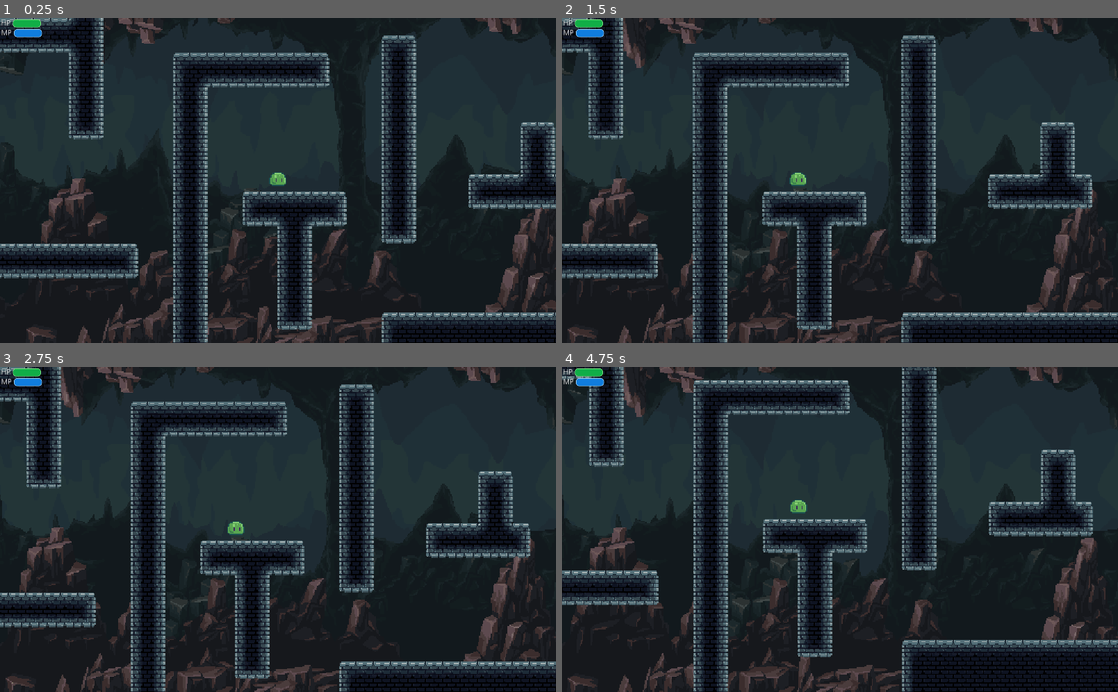
Above: before the commit, frames 1-4 (two rows, left to right).
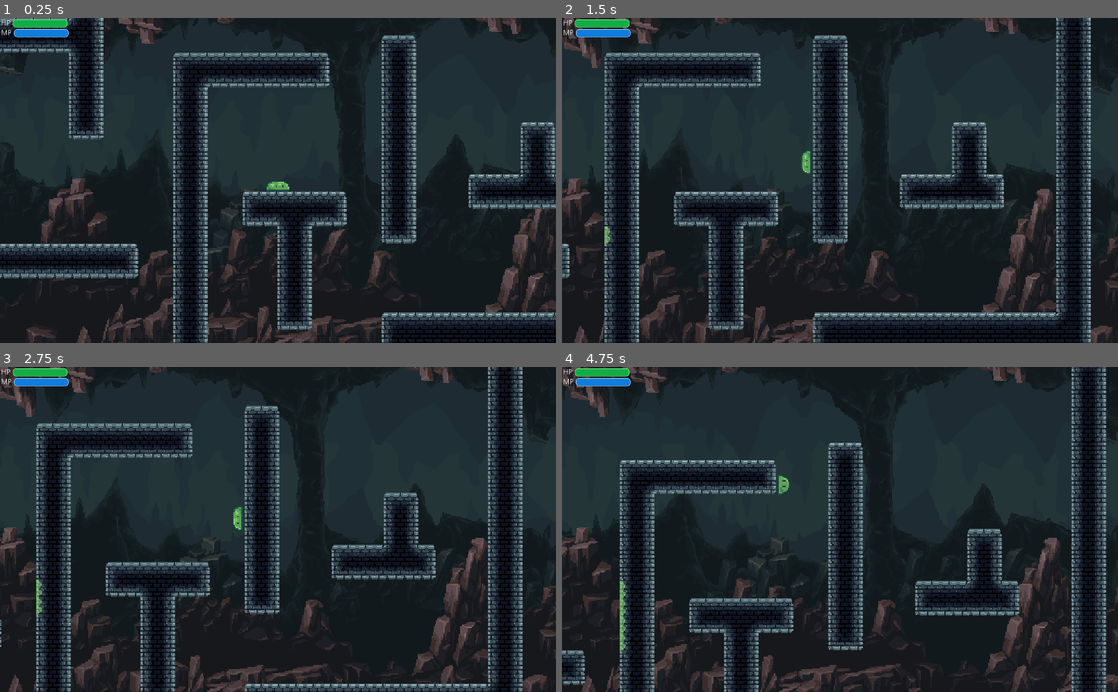
Above: after the commit, the same moments.

Repository: just-fun-f5/sticky_situation
Game: Godot game, scene res://src/Main/DEBBUG_SLIME.tscn
Same seed, same stepped clock (60 frames per second), same inputs: the game is played once before the commit and once after it. This scene is started directly instead of the project's main scene.
Inputs (mouse positions are in pixels of both pictures, inside the frame that each line leads up to):
- Up to frame 1 (0.25 s): no input
- Up to frame 2 (1.5 s): tap Enter (ui_accept) at 0.5 s; move the mouse to (962, 164) at 0.52 s; hold D (move_right) from 0.53 s (still down); click (962, 164) at 0.6 s; tap W (jump) at 0.77 s; move the mouse to (728, 196) at 1.27 s; right-click (728, 196) at 1.35 s
- Up to frame 3 (2.75 s): tap W (jump) at 1.52 s; move the mouse to (333, 458) at 2.02 s; release D (move_right) at 2.03 s; hold A (move_left) from 2.03 s (still down); click (333, 458) at 2.1 s
- Up to frame 4 (4.75 s): move the mouse to (812, 594) at 2.77 s; release A (move_left) at 2.78 s; hold D (move_right) 2.78-4.28 s; right-click (812, 594) at 2.85 s; click (812, 594) at 2.92 s; tap W (jump) at 3.02, 3.77, 4.52 s; move the mouse to (1006, 578) at 3.52 s; click (1006, 578) at 3.6 s; move the mouse to (673, 480) at 4.27 s; hold A (move_left) from 4.28 s (still down); right-click (673, 480) at 4.35 s

The runs differ from the first frame. In frame 1, 0.4% of the frame differs, in the area x 6-53%, y 0-54%; in frame 2, 35%; in frame 3, 36%; in frame 4, 38%, in the area x 0-100%, y 0-100%.
Error before the commit: Parse Error: Unknown class: "Entity" (res://src/Actors/Slime/Slime.gd:1)
Error after the commit: Invalid operands 'Object' and 'int' in operator '=='. (res://src/Actors/Slime/Slime.gd:162)

Commit message:
Merged Slime 2 into Slime
Repaired and merged with the new entity Health & Mana Control scene

Diff:
--- a/Sticky_Situation_GODOT/src/Actors/Entity base/Entidad.gd
+++ b/Sticky_Situation_GODOT/src/Actors/Entity base/Entidad.gd
@@ -1,10 +1,10 @@
-extends Control
+extends CanvasLayer
 
 # Constantes
 var maxHP = 100 setget _set_maxHP
 var maxMP = 100 setget _set_maxMP
-onready var MP_Bar = $UI/MPBar
-onready var HP_Bar = $UI/HPBar
+onready var MP_Bar = $UI/MP/MPBar
+onready var HP_Bar = $UI/HP/HPBar
 
 # Vars
 var HP: float = 100 setget _set_HP
--- a/Sticky_Situation_GODOT/src/Actors/Entity base/Entity.tscn
+++ b/Sticky_Situation_GODOT/src/Actors/Entity base/Entity.tscn
@@ -1,57 +1,93 @@
-[gd_scene load_steps=6 format=2]
+[gd_scene load_steps=8 format=2]
 
 [ext_resource path="res://src/Actors/Entity base/Entidad.gd" type="Script" id=1]
 
+[sub_resource type="ShaderMaterial" id=1]
+
+[sub_resource type="Theme" id=2]
+
+[sub_resource type="StyleBoxFlat" id=3]
+bg_color = Color( 0.0705882, 0.686275, 0.282353, 1 )
+border_width_left = 1
+border_width_top = 1
+border_width_right = 1
+border_width_bottom = 1
+border_color = Color( 0.490196, 0.901961, 0.517647, 1 )
+corner_radius_top_left = 5
+corner_radius_top_right = 5
+corner_radius_bottom_right = 5
+corner_radius_bottom_left = 5
+corner_detail = 10
+
+[sub_resource type="StyleBoxFlat" id=4]
+bg_color = Color( 0.6, 0.6, 0.6, 0 )
+
 [sub_resource type="StyleBoxFlat" id=5]
-bg_color = Color( 0.0705882, 0.592157, 0.113725, 1 )
+bg_color = Color( 0.0666667, 0.494118, 0.87451, 1 )
+border_width_left = 1
+border_width_top = 1
+border_width_right = 1
+border_width_bottom = 1
+border_color = Color( 0.588235, 0.807843, 0.945098, 1 )
+corner_radius_top_left = 5
+corner_radius_top_right = 5
+corner_radius_bottom_right = 5
+corner_radius_bottom_left = 5
 
 [sub_resource type="StyleBoxFlat" id=6]
-bg_color = Color( 0.00392157, 0.184314, 0, 0.666667 )
+bg_color = Color( 0, 0, 0, 0 )
 
-[sub_resource type="StyleBoxFlat" id=3]
-bg_color = Color( 0.0784314, 0.52549, 0.921569, 1 )
+[node name="CanvasLayer" type="CanvasLayer"]
+script = ExtResource( 1 )
 
-[sub_resource type="StyleBoxFlat" id=4]
-bg_color = Color( 0, 0.227451, 0.337255, 0.666667 )
-
-[node name="Control" type="Control"]
-script = ExtResource( 1 )
+[node name="UI" type="VBoxContainer" parent="."]
+margin_left = 2.40541
+margin_top = 3.0
+margin_right = 129.405
+margin_bottom = 47.0
 __meta__ = {
 "_edit_use_anchors_": false
 }
 
-[node name="UI" type="VBoxContainer" parent="."]
-anchor_left = 0.5
-anchor_top = 0.5
-anchor_right = 0.5
-anchor_bottom = 0.5
-margin_left = -25.0
-margin_top = -6.0
-margin_right = 25.0
-margin_bottom = 6.0
-__meta__ = {
-"_edit_use_anchors_": false
-}
+[node name="HP" type="HBoxContainer" parent="UI"]
+margin_right = 126.0
+margin_bottom = 14.0
 
-[node name="HPBar" type="ProgressBar" parent="UI"]
-margin_right = 50.0
-margin_bottom = 4.0
-rect_min_size = Vector2( 0, 4 )
-size_flags_horizontal = 3
-size_flags_vertical = 3
+[node name="HPText" type="Label" parent="UI/HP"]
+margin_right = 18.0
+margin_bottom = 14.0
+text = "HP"
+
+[node name="HPBar" type="ProgressBar" parent="UI/HP"]
+material = SubResource( 1 )
+margin_left = 22.0
+margin_right = 122.0
+margin_bottom = 14.0
+rect_min_size = Vector2( 100, 0 )
+size_flags_vertical = 1
+theme = SubResource( 2 )
+custom_styles/fg = SubResource( 3 )
+custom_styles/bg = SubResource( 4 )
+value = 50.0
+percent_visible = false
+
+[node name="MP" type="HBoxContainer" parent="UI"]
+margin_top = 18.0
+margin_right = 126.0
+margin_bottom = 32.0
+rect_min_size = Vector2( 122, 14 )
+
+[node name="MPText" type="Label" parent="UI/MP"]
+margin_right = 20.0
+margin_bottom = 14.0
+text = "MP"
+
+[node name="MPBar" type="ProgressBar" parent="UI/MP"]
+margin_left = 24.0
+margin_right = 124.0
+margin_bottom = 14.0
+rect_min_size = Vector2( 100, 14 )
 custom_styles/fg = SubResource( 5 )
 custom_styles/bg = SubResource( 6 )
 value = 50.0
 percent_visible = false
-
-[node name="MPBar" type="ProgressBar" parent="UI"]
-margin_top = 8.0
-margin_right = 50.0
-margin_bottom = 12.0
-rect_min_size = Vector2( 0, 4 )
-size_flags_horizontal = 3
-size_flags_vertical = 3
-custom_styles/fg = SubResource( 3 )
-custom_styles/bg = SubResource( 4 )
-value = 50.0
-percent_visible = false
--- a/Sticky_Situation_GODOT/src/Actors/Slime/Slime 2.tscn
+++ b/Sticky_Situation_GODOT/src/Actors/Slime/Slime 2.tscn
@@ -94,9 +94,5 @@
 }
 
 [node name="HMC" parent="." instance=ExtResource( 10 )]
-margin_left = -1.28094
-margin_top = -16.8173
-margin_right = -1.28094
-margin_bottom = -16.8173
 
 [connection signal="timeout" from="WallSlideStickyTimer" to="SlimeFSM" method="_on_WallSlideStickyTimer_timeout"]
--- a/Sticky_Situation_GODOT/src/Actors/Slime/Slime.gd
+++ b/Sticky_Situation_GODOT/src/Actors/Slime/Slime.gd
@@ -1,4 +1,5 @@
-extends Entity
+# extends Entity
+extends KinematicBody2D
 
 const UP = Vector2.UP
 const WALL_JUMP_VELOCITY = Vector2(400, -250)
@@ -22,9 +23,13 @@
 var wall_direction = 1
 var move_direction = 0
 
+# Health and Mana Control
+onready var hmc = $"HMC"
+
 # networking
 puppet var puppet_pos = Vector2()
 puppet var puppet_direction = 0
+
 #Animation nodes
 onready var body = $SlimeNode
 onready var anim_player = $SlimeNode/Slime2Animation/AnimationPlayer2
@@ -45,13 +50,14 @@
 
 #Calculate kinematic equations
 func _ready():
+	# Funcional
 	gravity = 2 * max_jump_height / pow(jump_duration, 2)
 	max_jump_velocity = -sqrt(2 * gravity * max_jump_height)
 	min_jump_velocity = -sqrt(2 * gravity * min_jump_height)
-	_set_HP(100)
-	_set_MP(100)
-	if !Game.is_net_master(self):
-		$CanvasLayer/UI.hide()
+
+	# Vida
+	hmc._set_HP(100)
+	hmc._set_MP(100)
 
 # Configure for multiplayer
 func init(nid):
@@ -153,13 +159,13 @@
 	#	throw a "" of the current element,
 	#	that affect the first object impacted.
 	# var missil =
-	if MP == 0: return
+	if hmc == 0: return
 	var slime_ball_instance = slime_ball.instance()
 	get_parent().add_child(slime_ball_instance)
 	slime_ball_instance.position = global_position
 	slime_ball_instance.launch(facing)
 	var damage = avaible_skills[current_skill].damage * current_element.damage_factor
-	hit_MP(-10)
+	hmc.hit_MP(10)
 	damage += 1
 	# missil.launch
 
--- a/Sticky_Situation_GODOT/src/Actors/Slime/Slime.tscn
+++ b/Sticky_Situation_GODOT/src/Actors/Slime/Slime.tscn
@@ -10,44 +10,10 @@
 [ext_resource path="res://src/Actors/Slime/Slime.gd" type="Script" id=8]
 [ext_resource path="res://src/Actors/Slime/Slime2Animation.tscn" type="PackedScene" id=9]
 [ext_resource path="res://src/Actors/Entity base/skill_wheel_selector.tscn" type="PackedScene" id=10]
+[ext_resource path="res://src/Actors/Entity base/Entity.tscn" type="PackedScene" id=11]
 
 [sub_resource type="RectangleShape2D" id=1]
 extents = Vector2( 6.96073, 5.70469 )
-
-[sub_resource type="ShaderMaterial" id=5]
-
-[sub_resource type="Theme" id=6]
-
-[sub_resource type="StyleBoxFlat" id=7]
-bg_color = Color( 0.0705882, 0.686275, 0.282353, 1 )
-border_width_left = 1
-border_width_top = 1
-border_width_right = 1
-border_width_bottom = 1
-border_color = Color( 0.490196, 0.901961, 0.517647, 1 )
-corner_radius_top_left = 5
-corner_radius_top_right = 5
-corner_radius_bottom_right = 5
-corner_radius_bottom_left = 5
-corner_detail = 10
-
-[sub_resource type="StyleBoxFlat" id=8]
-bg_color = Color( 0.6, 0.6, 0.6, 0 )
-
-[sub_resource type="StyleBoxFlat" id=3]
-bg_color = Color( 0.0666667, 0.494118, 0.87451, 1 )
-border_width_left = 1
-border_width_top = 1
-border_width_right = 1
-border_width_bottom = 1
-border_color = Color( 0.588235, 0.807843, 0.945098, 1 )
-corner_radius_top_left = 5
-corner_radius_top_right = 5
-corner_radius_bottom_right = 5
-corner_radius_bottom_left = 5
-
-[sub_resource type="StyleBoxFlat" id=4]
-bg_color = Color( 0, 0, 0, 0 )
 
 [node name="Slime2" type="KinematicBody2D" groups=[
 "Slime",
@@ -131,59 +97,7 @@
 "_edit_use_anchors_": false
 }
 
-[node name="CanvasLayer" type="CanvasLayer" parent="."]
-
-[node name="UI" type="VBoxContainer" parent="CanvasLayer"]
-margin_left = 2.40541
-margin_top = 3.0
-margin_right = 129.405
-margin_bottom = 47.0
-__meta__ = {
-"_edit_use_anchors_": false
-}
-
-[node name="HP" type="HBoxContainer" parent="CanvasLayer/UI"]
-margin_right = 126.0
-margin_bottom = 14.0
-
-[node name="HPText" type="Label" parent="CanvasLayer/UI/HP"]
-margin_right = 18.0
-margin_bottom = 14.0
-text = "HP"
-
-[node name="HPBar" type="ProgressBar" parent="CanvasLayer/UI/HP"]
-material = SubResource( 5 )
-margin_left = 22.0
-margin_right = 122.0
-margin_bottom = 14.0
-rect_min_size = Vector2( 100, 0 )
-size_flags_vertical = 1
-theme = SubResource( 6 )
-custom_styles/fg = SubResource( 7 )
-custom_styles/bg = SubResource( 8 )
-value = 50.0
-percent_visible = false
-
-[node name="MP" type="HBoxContainer" parent="CanvasLayer/UI"]
-margin_top = 18.0
-margin_right = 126.0
-margin_bottom = 32.0
-rect_min_size = Vector2( 122, 14 )
-
-[node name="MPText" type="Label" parent="CanvasLayer/UI/MP"]
-margin_right = 20.0
-margin_bottom = 14.0
-text = "MP"
-
-[node name="MPBar" type="ProgressBar" parent="CanvasLayer/UI/MP"]
-margin_left = 24.0
-margin_right = 124.0
-margin_bottom = 14.0
-rect_min_size = Vector2( 100, 14 )
-custom_styles/fg = SubResource( 3 )
-custom_styles/bg = SubResource( 4 )
-value = 50.0
-percent_visible = false
+[node name="HMC" parent="." instance=ExtResource( 11 )]
 
 [node name="SkillWheel" type="Node2D" parent="."]
 
Not shown: 1 places in Sticky_Situation_GODOT/src/Actors/Slime/Slime.tscn that only renumber resources
